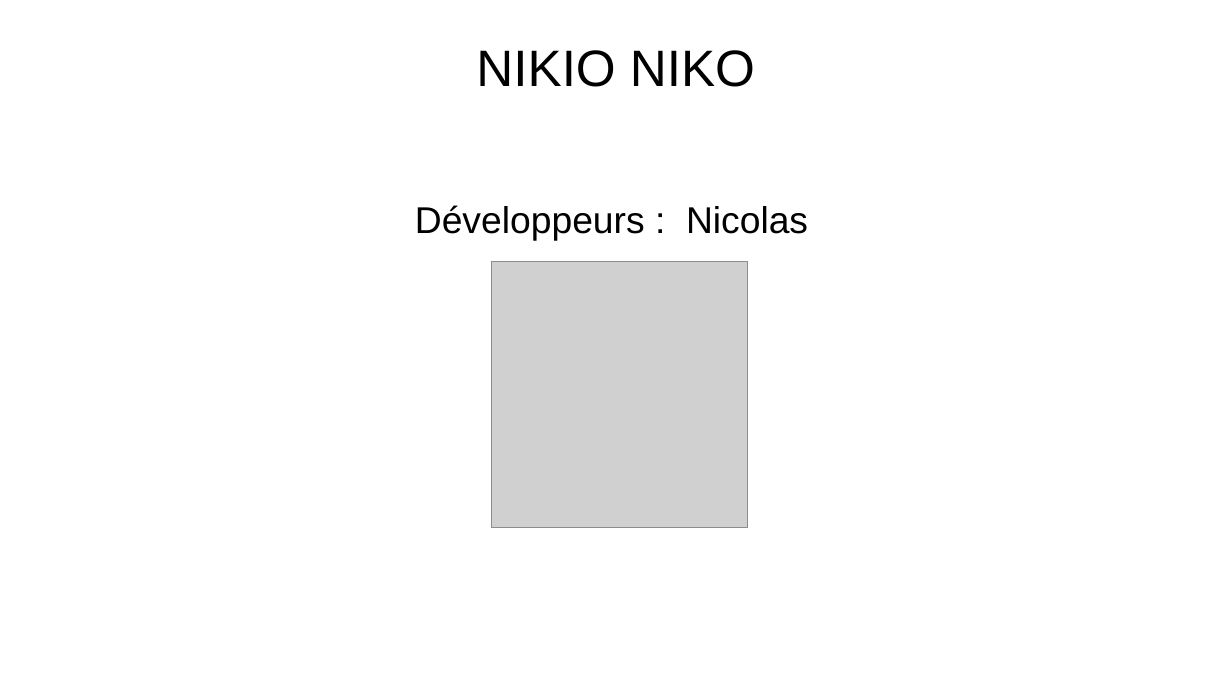
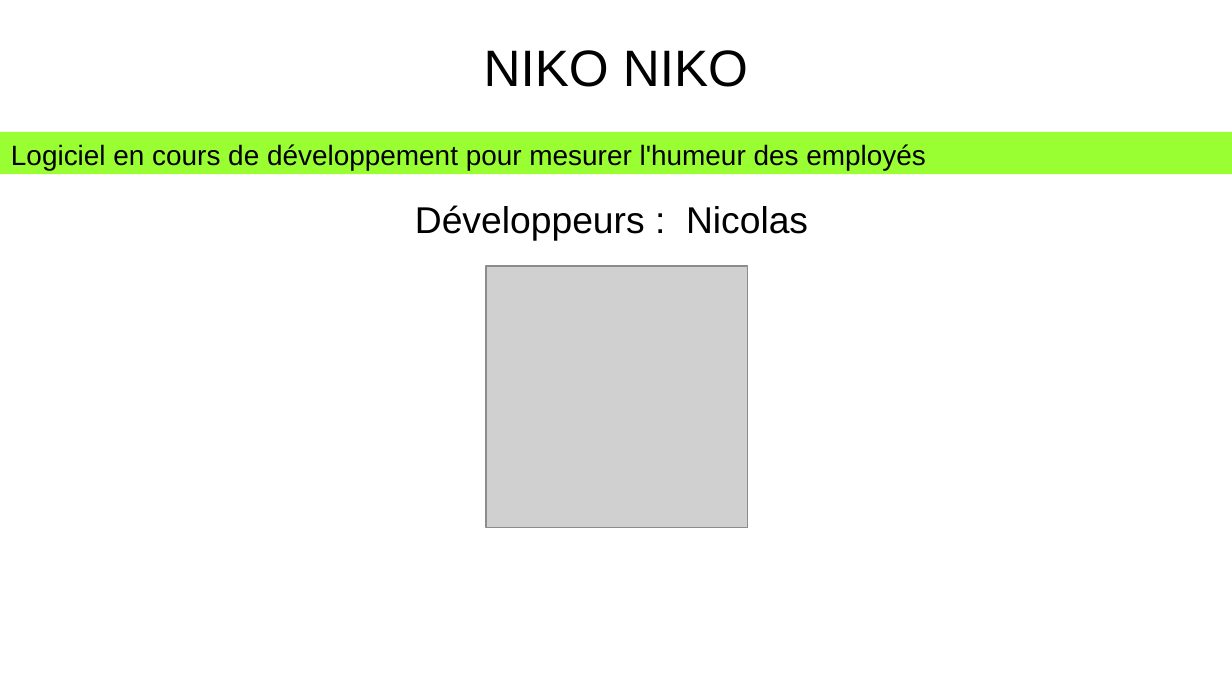
Before and after one commit to heylve/current, a slide deck: slide 8 of journee_metier/applications_présentation.odp (slide 6 before the commit). Drawn at 1232x693 pixels with LibreOffice and Linux fonts; fonts in the diff are those of the drawing; grey boxes stand for pictures; background and template pictures are left out. Boxes give left, top, right and bottom in pixels: in the first picture for what was removed or moved away, otherwise in the second. Text is boxed around its words. In the diff, an @@ line names an element or a change of style, - is before the commit and + after.

```diff
--- a/journee_metier/applications_présentation.odp
+++ b/journee_metier/applications_présentation.odp
@@ title at bbox=[484, 50, 748, 87]: text changed @@
-NIKIO NIKO
+NIKO NIKO
@@ rectangle added at bbox=[0, 132, 1232, 174], fill #99FF33, 18 pt, text #000000 @@
+Logiciel en cours de développement pour mesurer l'humeur des employés
@@ picture: place and size @@
-picture at bbox=[492, 262, 748, 529]
+picture at bbox=[486, 266, 748, 528]
```
Also in this commit, not shown: 5 other slides changed, 2 slides added, 1 slide removed, 6 other files.
